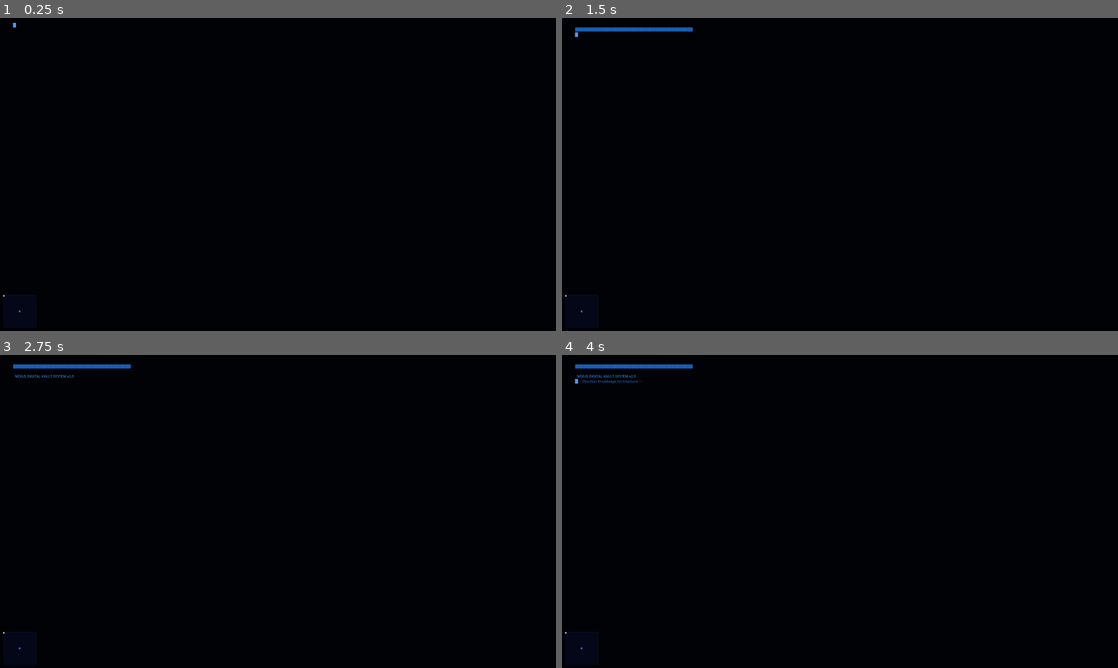
Above: before the commit, frames 1-4 (two rows, left to right).
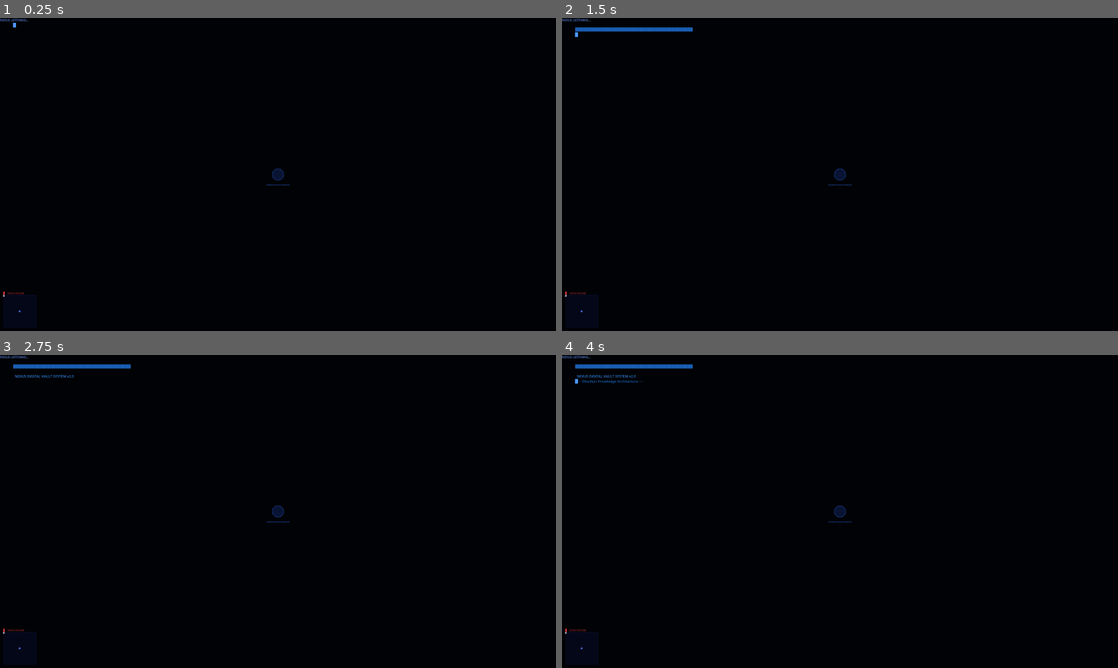
Above: after the commit, the same moments.

Repository: digitalghost404/obsidian-nexus
Game: Godot game, scene res://boot_sequence.tscn
Same seed, same stepped clock (60 frames per second), same inputs: the game is played once before the commit and once after it. Sound files missing from this copy of the repository are replaced by a short silence.
Inputs (mouse positions are in pixels of both pictures, inside the frame that each line leads up to):
- Up to frame 1 (0.25 s): no input
- Up to frame 2 (1.5 s): tap Enter at 0.5 s; move the mouse to (962, 158) at 0.52 s; hold D 0.53-1.28 s; hold Q 0.53-1.28 s; click (962, 158) at 0.67 s; tap E at 0.8, 1.35 s; tap Space at 1.25 s; move the mouse to (728, 190) at 1.27 s; hold S from 1.28 s (still down)
- Up to frame 3 (2.75 s): tap Q at 1.55 s; tap Enter at 2 s; move the mouse to (333, 442) at 2.02 s; release S at 2.03 s; hold D from 2.03 s (still down); hold Q from 2.03 s (still down); tap E at 2.3 s
- Up to frame 4 (4 s): tap Space at 2.75 s; move the mouse to (812, 574) at 2.77 s; release D at 2.78 s; release Q at 2.78 s; hold W 2.78-3.5 s; tap T at 2.85 s; click (812, 574) at 2.92 s; tap Q at 3.05 s; click "OK" at 3.5 s

The runs differ from the first frame. In frame 1, 0.1% of the frame differs, in the area x 0-53%, y 0-89%; in frame 2, 0.1%; in frame 3, 0.1%; in frame 4, 0.1%.
Error after the commit: Invalid access to property or key 'recording_level' on a base object of type 'Nil'. (res://ui/listening_indicator.gd:38)

Commit message:
feat(ai): integrate AI HUD elements into UIManager
Add ai_response_panel, listening_indicator, and ai_status_bar to
UIManager._ready(). Panel loaded from scene, indicator and status bar
instantiated via script. ESC key dismisses the response panel before
closing the note viewer.

Co-Authored-By: Claude Sonnet 4.6 <noreply@anthropic.com>

Diff:
--- a/autoloads/ui_manager.gd
+++ b/autoloads/ui_manager.gd
@@ -4,6 +4,9 @@
 var note_viewer: Control
 var _crosshair: ColorRect
 var _viewer_open: bool = false
+var ai_response_panel: Control
+var listening_indicator: Control
+var ai_status_bar: Control
 
 func _ready() -> void:
 	layer = 5
@@ -46,6 +49,31 @@
 	InputManager.search_requested.connect(_on_search_requested)
 	InputManager.tag_filter_requested.connect(_on_tag_filter_requested)
 
+	# AI Response Panel
+	var ai_panel_scene: PackedScene = load("res://ui/ai_response_panel.tscn") as PackedScene
+	if ai_panel_scene:
+		ai_response_panel = ai_panel_scene.instantiate()
+		add_child(ai_response_panel)
+		ai_response_panel.update_layout(get_viewport().get_visible_rect().size)
+
+	# Listening Indicator
+	var indicator_script: GDScript = load("res://ui/listening_indicator.gd") as GDScript
+	if indicator_script:
+		listening_indicator = Control.new()
+		listening_indicator.set_script(indicator_script)
+		listening_indicator.name = "ListeningIndicator"
+		add_child(listening_indicator)
+
+	# AI Status Bar — positioned above the minimap
+	var status_bar_script: GDScript = load("res://ui/ai_status_bar.gd") as GDScript
+	if status_bar_script:
+		ai_status_bar = HBoxContainer.new()
+		ai_status_bar.set_script(status_bar_script)
+		ai_status_bar.name = "AIStatusBar"
+		var vp_size: Vector2 = get_viewport().get_visible_rect().size
+		ai_status_bar.position = Vector2(15, vp_size.y - 180)
+		add_child(ai_status_bar)
+
 func _process(_delta: float) -> void:
 	# Update minimap player position
 	var minimap = get_node_or_null("Minimap")
@@ -62,6 +90,10 @@
 func _unhandled_input(event: InputEvent) -> void:
 	if event is InputEventKey and event.pressed:
 		if event.keycode == KEY_ESCAPE or event.keycode == KEY_Q:
+			if ai_response_panel and ai_response_panel.visible:
+				ai_response_panel.dismiss()
+				get_viewport().set_input_as_handled()
+				return
 			if _viewer_open:
 				_close_viewer()
 				get_viewport().set_input_as_handled()
